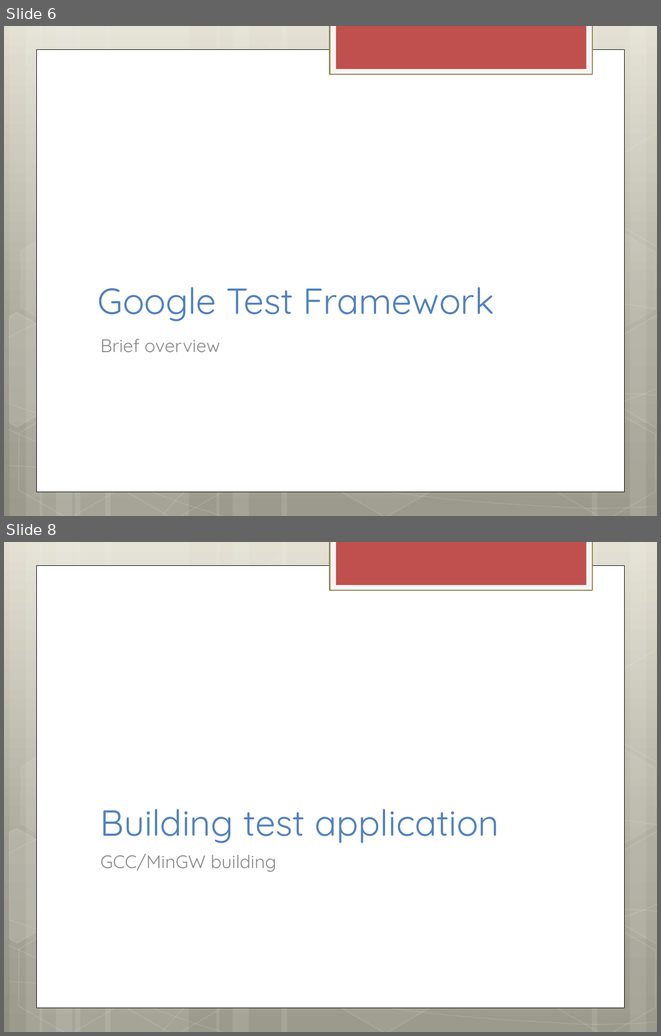
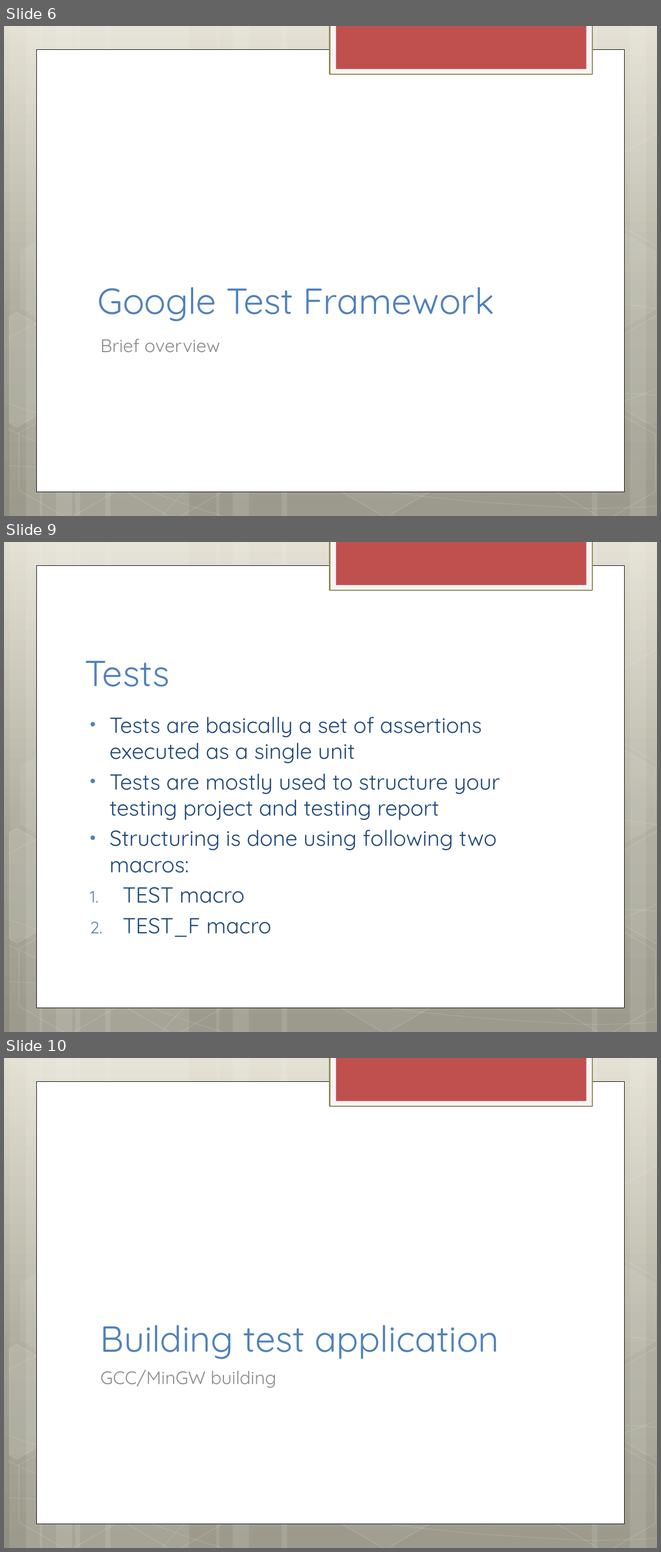
Before and after one commit to XanderMax/gtf-example, a slide deck: ppt/Google Testing Framework.pptx. Shown one above the other, each under a label of ours: slides 6 and 8 before the commit, slides 6, 9 and 10 after it; the slides between them are not shown. The pictures are 661x1036 and 661x1552 pixels, drawn with LibreOffice and Linux fonts; fonts in the diff are those of the drawing. Boxes give left, top, right and bottom in pixels: in the first picture for what was removed or moved away, otherwise in the second. Text is boxed around its words. In the diff, an @@ line names an element or a change of style, - is before the commit and + after.

```diff
--- a/ppt/Google Testing Framework.pptx
+++ b/ppt/Google Testing Framework.pptx
@@ slide 9 added at (4,542,657,1032), background gradient #E2DFCF to #A5A293 to #928F80; not listed: 31 template elements that a slide beside it also shows @@
@@ title added at (85,661,170,687), 40 pt, text #4F81BD @@
+Tests
@@ text added at (109,716,500,937), 24 pt, text #1F497D @@
+• Tests are basically a set of assertions executed as a single unit
+• Tests are mostly used to structure your testing project and testing report
+• Structuring is done using following two macros:
+1. TEST macro
+2. TEST_F macro
@@ what was slide 8 is now slide 10 @@
```
Also in this commit, not shown: 3 slides changed, 2 other slides added, 1 slide removed.
